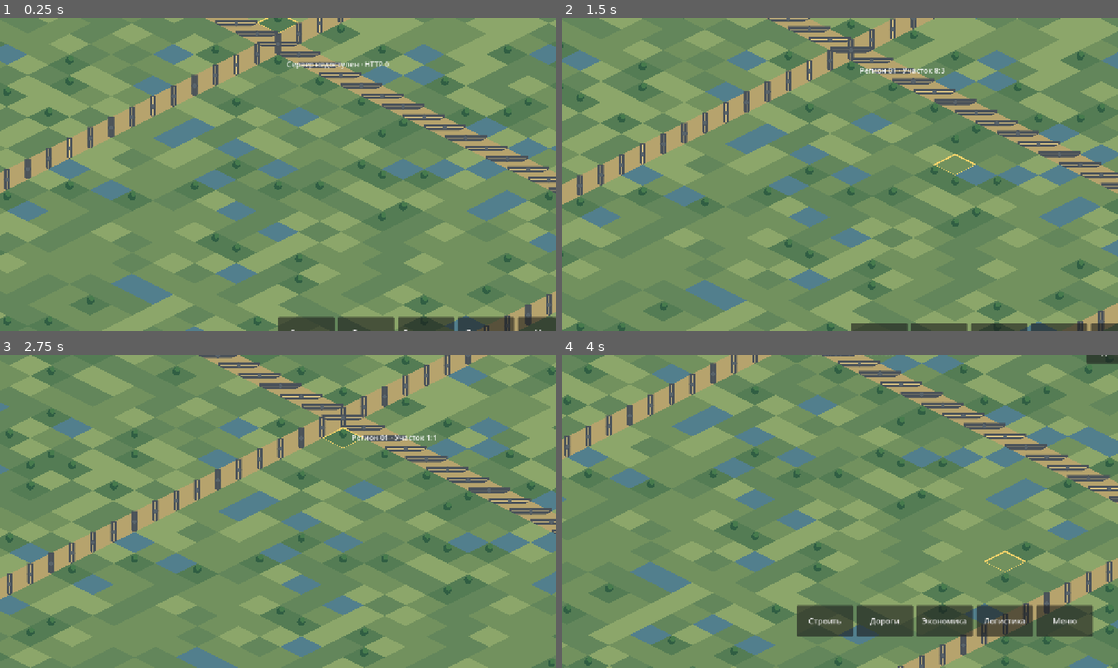
Above: before the commit, frames 1-4 (two rows, left to right).
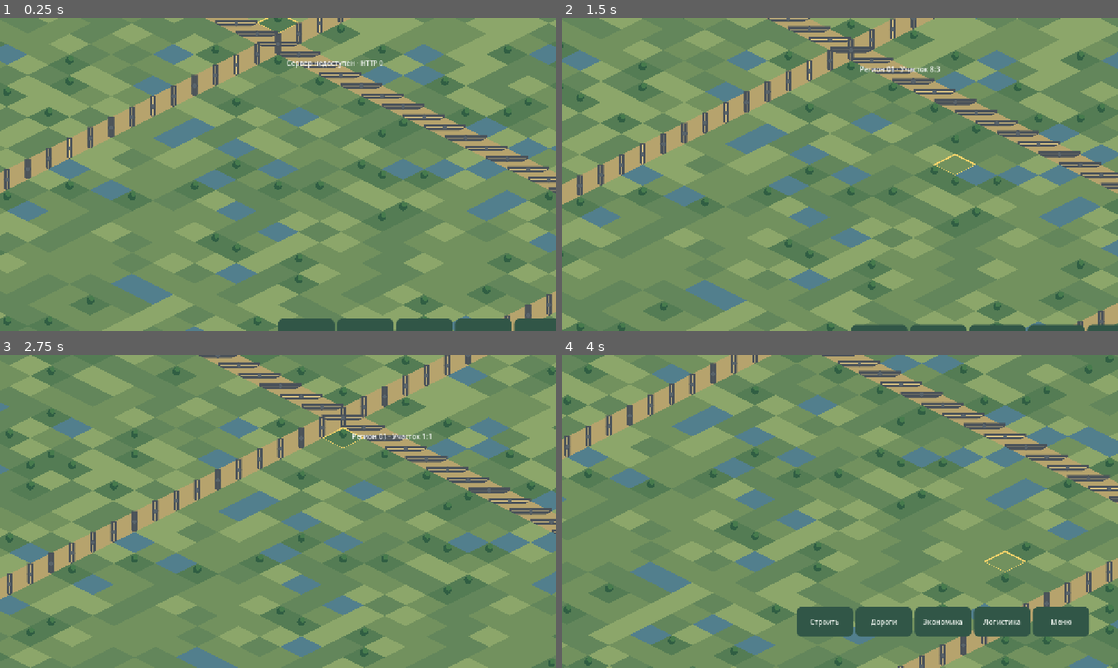
Above: after the commit, the same moments.

Repository: maillunex-lang/LunexEconom
Game: Godot game, scene res://world.tscn
Two runs of this game, one before a commit and one after it. Both use one fixed random seed, a clock stepped at 60 frames per second and the inputs below.
Inputs (mouse positions are in pixels of both pictures, inside the frame that each line leads up to):
- Up to frame 1 (0.25 s): no input
- Up to frame 2 (1.5 s): tap Enter at 0.5 s; move the mouse to (962, 158) at 0.52 s; click (962, 158) at 0.67 s; tap Space at 1.25 s; drag from (728, 190) to (812, 237) at 1.27 s
- Up to frame 3 (2.75 s): move the mouse to (333, 442) at 2.02 s; click (333, 442) at 2.17 s
- Up to frame 4 (4 s): tap Enter at 2.75 s; drag from (812, 574) to (673, 464) at 2.77 s; move the mouse to (1006, 558) at 3.52 s; click (1006, 558) at 3.67 s

The runs differ from the first frame. In frame 1, 1.0% of the frame differs, in the area x 50-100%, y 13-100%; in frame 2, 0.7%; in frame 3, 0.2%; in frame 4, 1.9%, in the area x 42-100%, y 0-90%.

Commit message:
feat(ui): Forest Glass HUD, responsive layout and themed controls

Diff:
--- a/client/world_screen.gd
+++ b/client/world_screen.gd
@@ -10,6 +10,7 @@
     $HUD/Top/Connect.pressed.connect(_connect)
     _setup_build_toolbar()
     _setup_ui_v1()
+    _setup_top_hud()
     _connect_server()
     var sync = load("res://world_sync.gd").new()
     sync.world = world
@@ -55,7 +56,8 @@
     hud.add_theme_constant_override("margin_bottom", bottom)
     if build_toolbar != null:
         build_toolbar.offset_bottom = -float(bottom)
-        build_toolbar.offset_top = -float(bottom) - 72.0
+        build_toolbar.offset_top = -float(bottom) - 68.0
+    if catalog_panel != null: _layout_ui_v1()
 
 func _expand() -> void:
     world.expand_city(2)
@@ -107,6 +109,8 @@
     st.bg_color = Color(0.08, 0.17, 0.15, 0.94)
     st.set_corner_radius_all(16)
     st.set_content_margin_all(12)
+    st.border_color = Color("#315647")
+    st.set_border_width_all(1)
     return st
 
 func _ui_button(label: String, callback: Callable, width: float = 130) -> Button:
@@ -114,7 +118,19 @@
     b.text = label
     b.mouse_filter = Control.MOUSE_FILTER_IGNORE
     b.custom_minimum_size = Vector2(width, 58)
-    b.add_theme_font_size_override("font_size", 18)
+    b.add_theme_font_size_override("font_size", 16)
+    var normal := StyleBoxFlat.new()
+    normal.bg_color = Color("#315647")
+    normal.set_corner_radius_all(12)
+    normal.set_content_margin_all(7)
+    b.add_theme_stylebox_override("normal", normal)
+    var hover := normal.duplicate()
+    hover.bg_color = Color("#48725d")
+    b.add_theme_stylebox_override("hover", hover)
+    var pressed := normal.duplicate()
+    pressed.bg_color = Color("#e7b45d")
+    b.add_theme_stylebox_override("pressed", pressed)
+    b.add_theme_color_override("font_color", Color("#e8efe9"))
     b.pressed.connect(callback)
     return b
 
@@ -127,11 +143,14 @@
     build_toolbar.set_anchors_preset(Control.PRESET_BOTTOM_WIDE)
     build_toolbar.offset_top = -94
     build_toolbar.offset_bottom = -20
-    build_toolbar.add_child(_ui_button("Строить", func(): catalog_panel.show(); placement_panel.hide(); details_panel.hide()))
+    build_toolbar.add_child(_ui_button("Строить", _open_catalog))
     build_toolbar.add_child(_ui_button("Дороги", func(): info.text = "Выберите участок для дороги"))
     build_toolbar.add_child(_ui_button("Экономика", func(): info.text = "Экономика: в разработке"))
     build_toolbar.add_child(_ui_button("Логистика", func(): info.text = "Логистика: в разработке"))
     build_toolbar.add_child(_ui_button("Меню", func(): info.text = "Меню: в разработке"))
+    for child in build_toolbar.get_children():
+        child.size_flags_horizontal = Control.SIZE_EXPAND_FILL
+    build_toolbar.add_theme_constant_override("separation", 6)
 
 func _setup_ui_v1() -> void:
     catalog_panel = PanelContainer.new()
@@ -178,9 +197,37 @@
 
 func _layout_ui_v1() -> void:
     var size := get_viewport_rect().size
-    catalog_panel.position = Vector2(maxf(20, (size.x - catalog_panel.size.x) * 0.5), size.y - catalog_panel.size.y - 125)
-    placement_panel.position = Vector2(maxf(20, (size.x - placement_panel.size.x) * 0.5), size.y - placement_panel.size.y - 125)
+    var usable_width := size.x - 40.0
+    catalog_panel.size.x = minf(565.0, usable_width)
+    placement_panel.size.x = minf(420.0, usable_width)
+    details_panel.size.x = minf(275.0, usable_width * 0.46)
+    catalog_panel.position = Vector2((size.x - catalog_panel.size.x) * 0.5, size.y - catalog_panel.size.y - 115)
+    placement_panel.position = Vector2((size.x - placement_panel.size.x) * 0.5, size.y - placement_panel.size.y - 115)
     details_panel.position = Vector2(size.x - details_panel.size.x - 22, maxf(85, (size.y - details_panel.size.y) * 0.5))
+
+func _setup_top_hud() -> void:
+    var top: HBoxContainer = $HUD/Top
+    info.text = "Башкортостан · Моя компания"
+    info.add_theme_font_size_override("font_size", 16)
+    $HUD/Top/Expand.hide()
+    $HUD/Top/Connect.hide()
+    $HUD/Top/UpdateStatus.hide()
+    $HUD/Top/Update.text = "Обновление"
+    $HUD/Top/Update.custom_minimum_size = Vector2(118, 48)
+    var money := Label.new()
+    money.name = "Balance"
+    money.text = "₽ —"
+    money.tooltip_text = "Баланс появится после подключения экономики"
+    money.add_theme_font_size_override("font_size", 18)
+    top.add_child(money)
+    top.move_child(money, 1)
+
+func _open_catalog() -> void:
+    world.cancel_build()
+    catalog_panel.show()
+    placement_panel.hide()
+    details_panel.hide()
+    call_deferred("_layout_ui_v1")
 
 func _choose_ui_build(kind: String) -> void:
     world.choose_build(kind)
@@ -188,6 +235,7 @@
     placement_panel.show()
     details_panel.hide()
     build_hint.text = "Выберите участок на карте"
+    call_deferred("_layout_ui_v1")
 
 func _cancel_ui_build() -> void:
     world.cancel_build()
